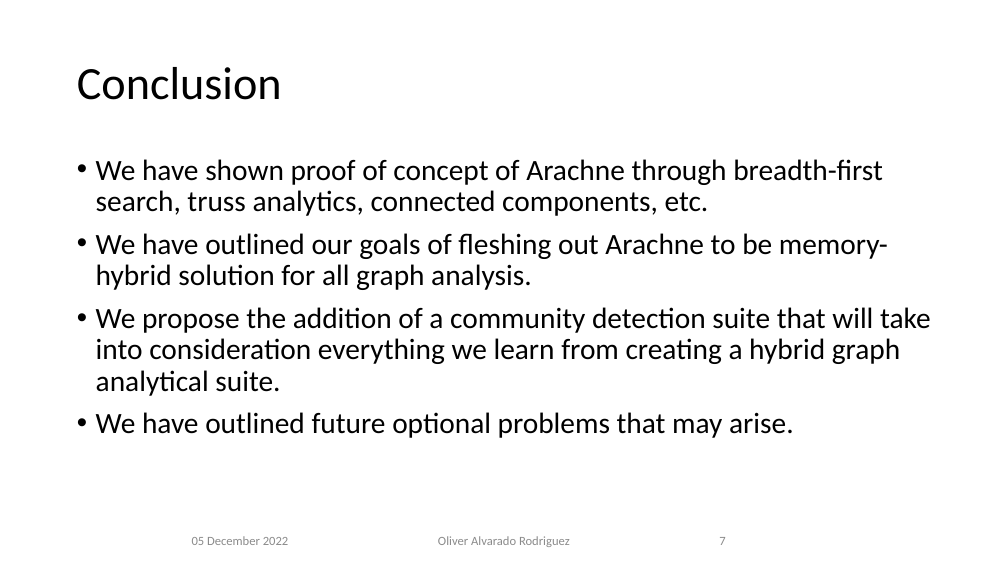
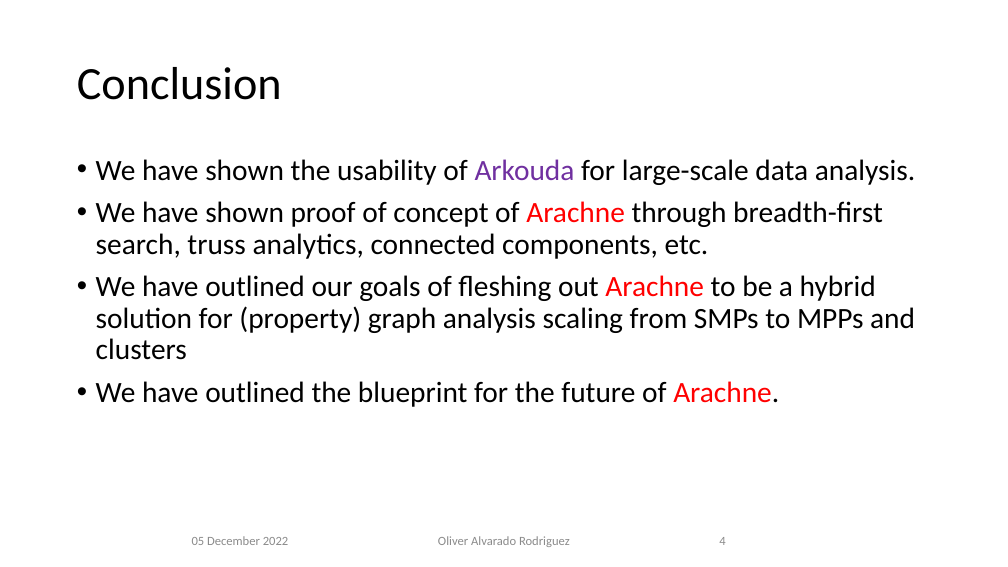
Before and after one commit to njit-hpc-initiative/tutorial-arkouda-njit, a slide deck: slide 4 of tutorial/conclusion.pptx (slide 7 before the commit). Drawn at 1008x567 pixels with LibreOffice and Linux fonts; fonts in the diff are those of the drawing; background and template pictures are left out. Boxes give left, top, right and bottom in pixels: in the first picture for what was removed or moved away, otherwise in the second. Text is boxed around its words. In the diff, an @@ line names an element or a change of style, - is before the commit and + after.

```diff
--- a/tutorial/conclusion.pptx
+++ b/tutorial/conclusion.pptx
@@ text at bbox=[96, 159, 915, 185]: paragraph added @@
+• We have shown the usability of Arkouda for large-scale data analysis.
@@ text at bbox=[96, 201, 883, 259]: text colour #000000 to #FF0000 in "Arachne" @@
@@ text at bbox=[96, 275, 915, 407]: text changed @@
-• We have outlined our goals of fleshing out Arachne to be memory-hybrid solution for all graph analysis.
-• We propose the addition of a community detection suite that will take into consideration everything we learn from creating a hybrid graph analytical suite.
-• We have outlined future optional problems that may arise.
+• We have outlined our goals of fleshing out Arachne to be a hybrid solution for (property) graph analysis scaling from SMPs to MPPs and clusters
+• We have outlined the blueprint for the future of Arachne.
@@ page number at bbox=[719, 537, 725, 545]: text changed @@
-7
+4
```
Also in this commit, not shown: 3 other slides changed, 3 slides removed, 1 other file.
